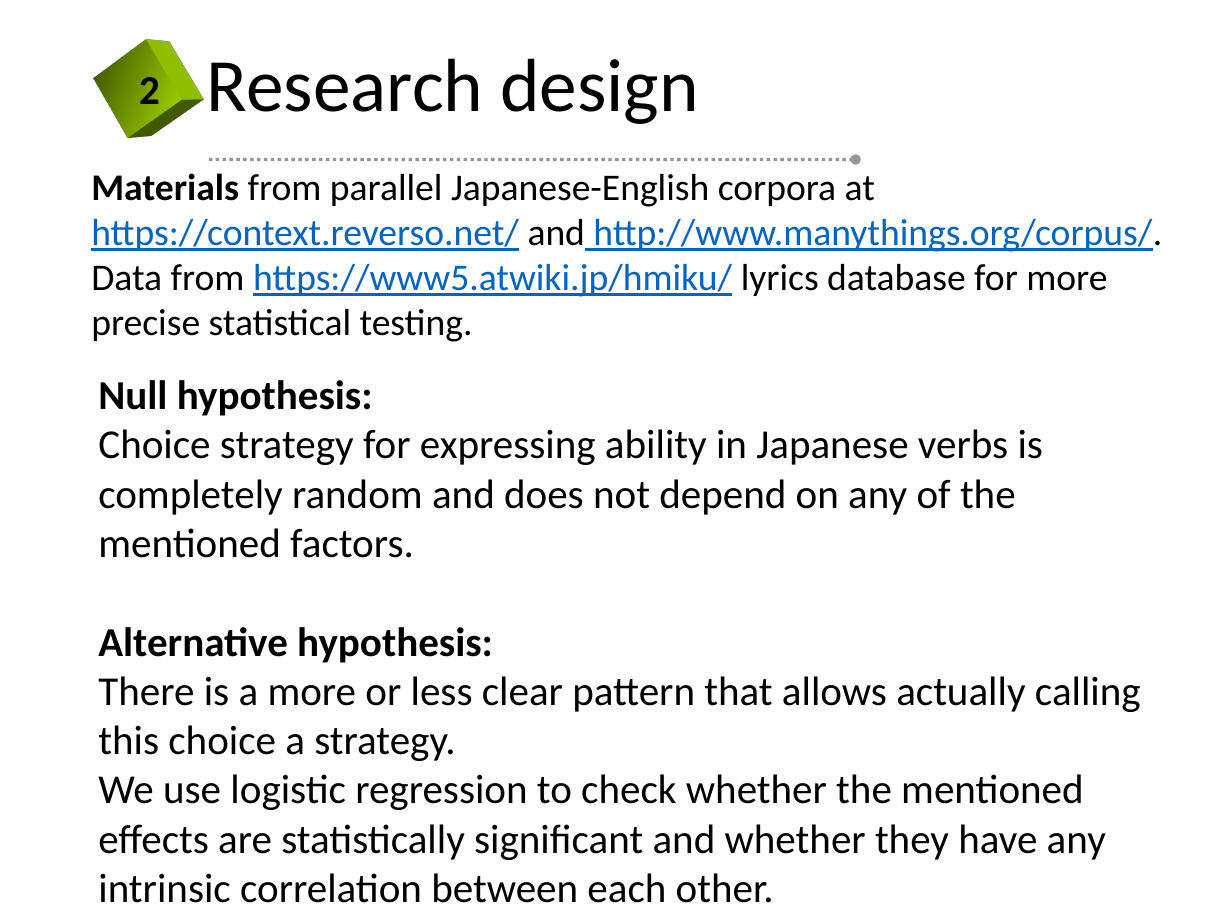
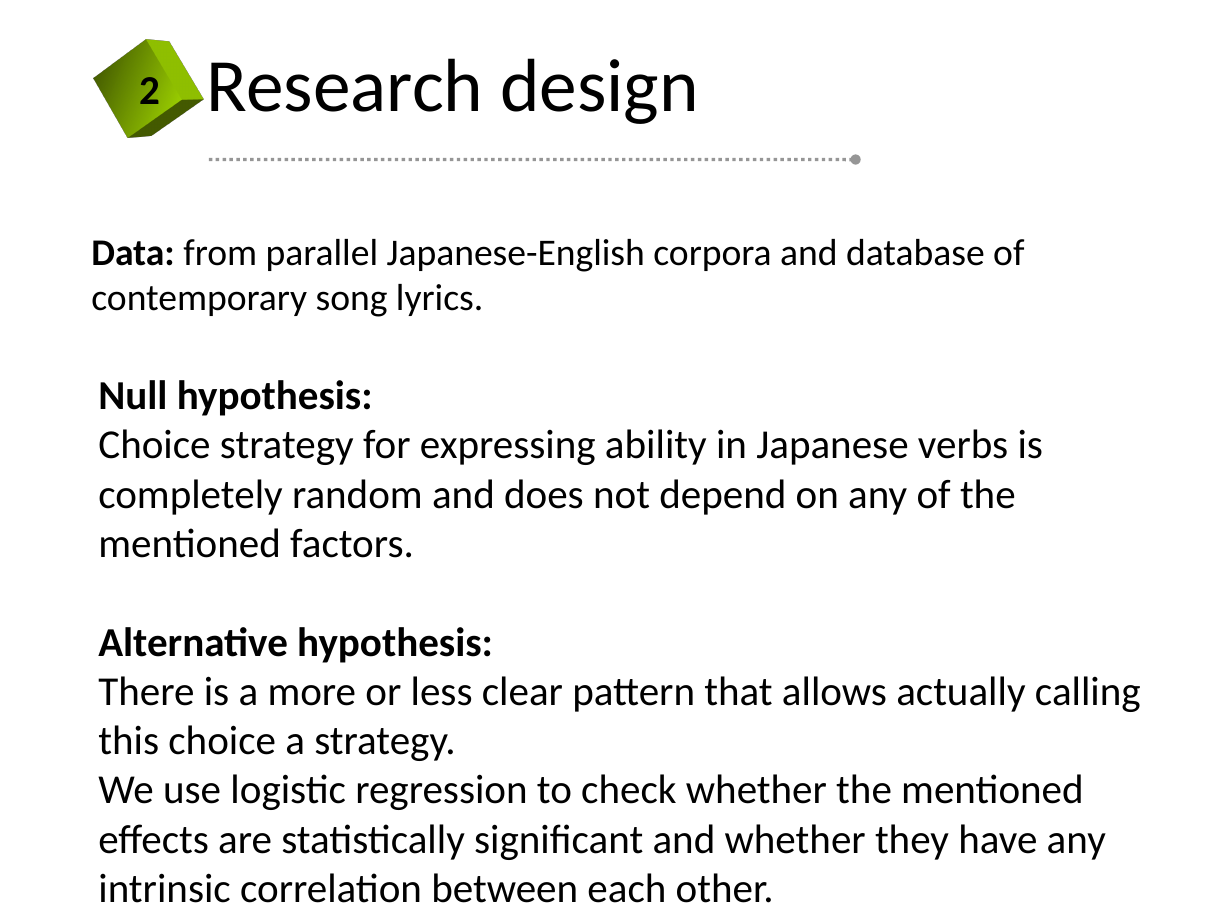
Before and after one commit to kateabr/r_project_data, a slide deck: slide 3 of slides.pptx. Drawn at 1232x924 pixels with LibreOffice and Linux fonts; fonts in the diff are those of the drawing; background and template pictures are left out. Boxes give left, top, right and bottom in pixels: in the first picture for what was removed or moved away, otherwise in the second. Text is boxed around its words. In the diff, an @@ line names an element or a change of style, - is before the commit and + after.

```diff
--- a/slides.pptx
+++ b/slides.pptx
@@ text at [91, 239, 1024, 317]: text changed @@
-Materials from parallel Japanese-English corpora at https://context.reverso.net/ and http://www.manythings.org/corpus/. Data from https://www5.atwiki.jp/hmiku/ lyrics database for more precise statistical testing.
+Data: from parallel Japanese-English corpora and database of contemporary song lyrics.
```
Also in this commit, not shown: 7 other slides changed, 17 slides added, 1 slide removed.
